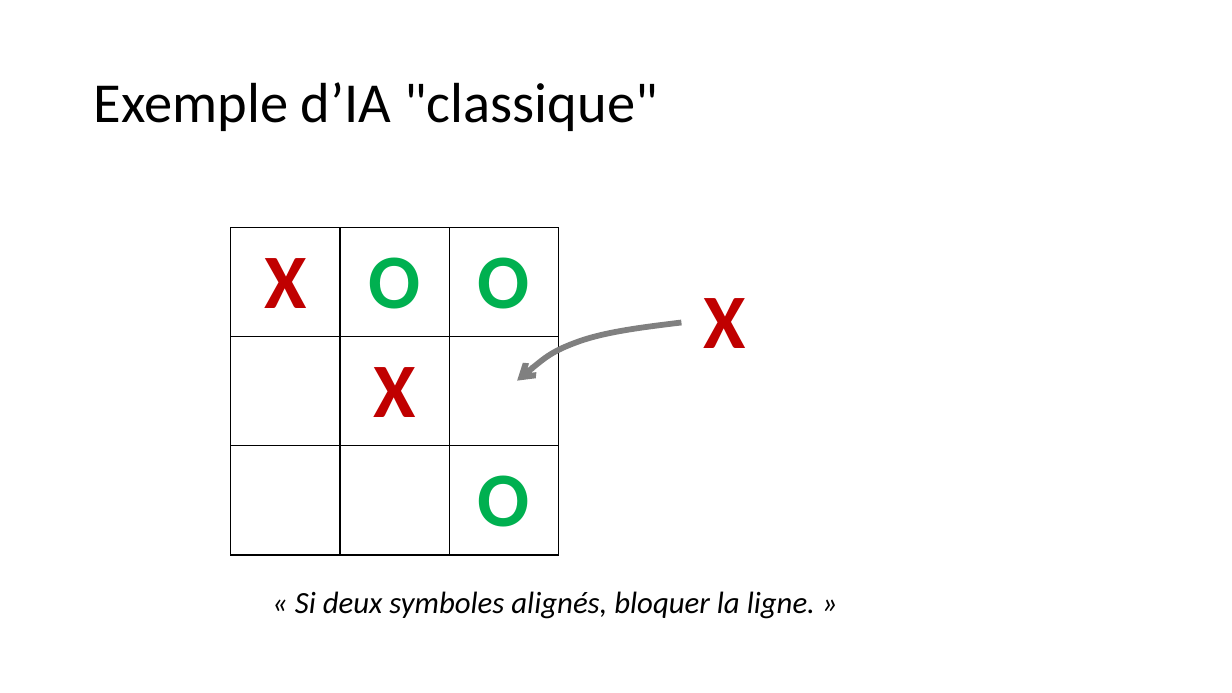
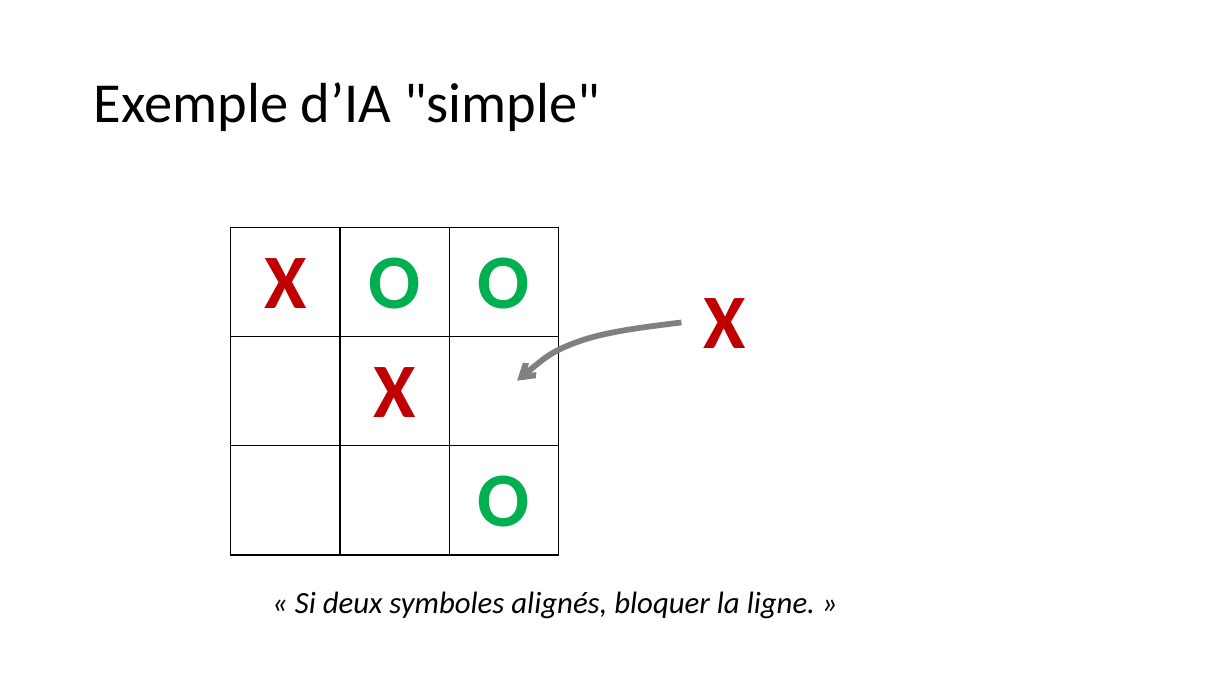
Before and after one commit to pauldubois98/AI-MythsReality, a slide deck: slide 7 of slides.pptx (slide 8 before the commit). Drawn at 1232x693 pixels with LibreOffice and Linux fonts; fonts in the diff are those of the drawing. Boxes give left, top, right and bottom in pixels: in the first picture for what was removed or moved away, otherwise in the second. Text is boxed around its words. In the diff, an @@ line names an element or a change of style, - is before the commit and + after.

```diff
--- a/slides.pptx
+++ b/slides.pptx
@@ title at [94, 82, 600, 131]: text changed @@
-Exemple d’IA "classique"
+Exemple d’IA "simple"
```
Also in this commit, not shown: 1 slide added.
